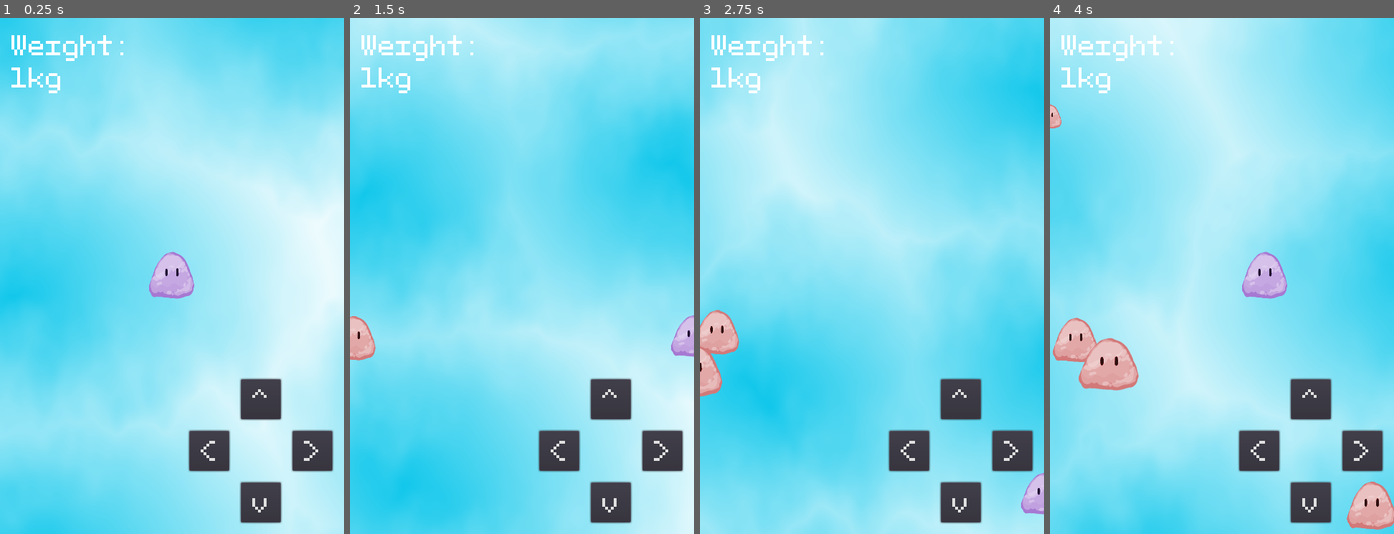
Above: before the commit, frames 1-4 (left to right).
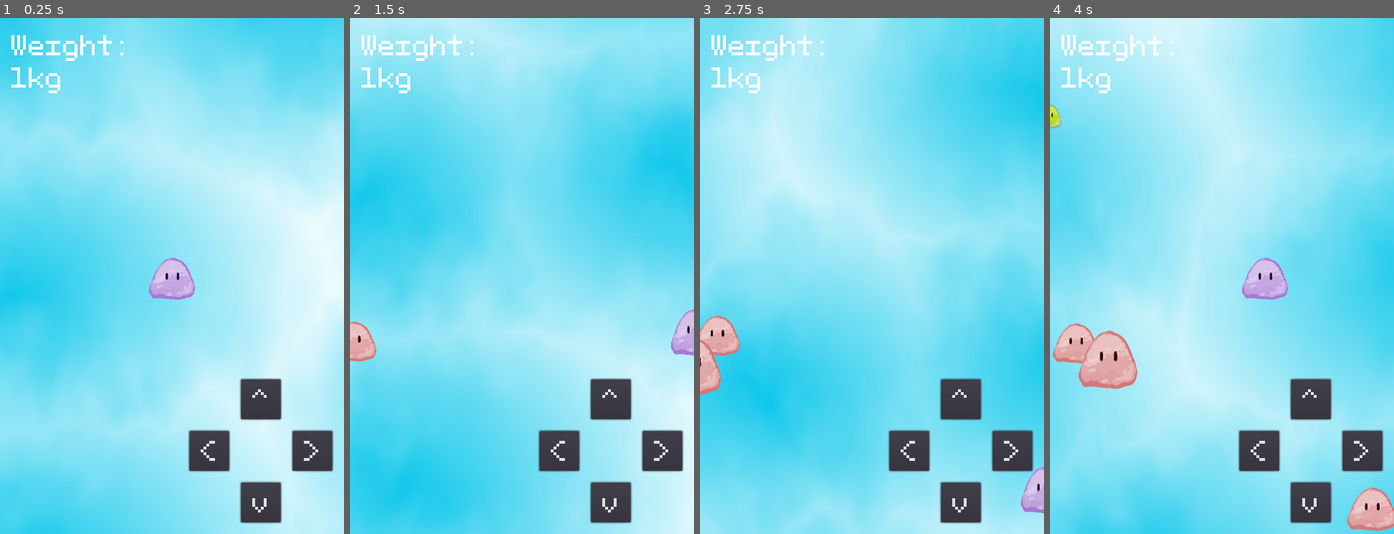
Above: after the commit, the same moments.

Repository: Demborg/scale_of_life
Game: Godot game, scene res://Main.tscn
Same seed, same stepped clock (60 frames per second), same inputs: the game is played once before the commit and once after it.
Inputs:
- Up to frame 1 (0.25 s): no input
- Up to frame 2 (1.5 s): hold Right (ui_right) 0.53-1.28 s; hold Down (ui_down) from 1.28 s (still down)
- Up to frame 3 (2.75 s): release Down (ui_down) at 2.03 s; hold Right (ui_right) from 2.03 s (still down)
- Up to frame 4 (4 s): release Right (ui_right) at 2.78 s; hold Up (ui_up) 2.78-3.53 s; hold Left (ui_left) from 3.53 s (still down)

The runs differ from the first frame. In frame 1, 0.4% of the frame differs, in the area x 43-57%, y 45-55%; in frame 2, 0.4%; in frame 3, 0.7%; in frame 4, 1.8%, in the area x 0-100%, y 16-100%.

Commit message:
visualize danger

Diff:
--- a/Main.gd
+++ b/Main.gd
@@ -14,7 +14,11 @@
 
 	var s = lerp(current_scale, target_scale, delta)
 	$Node2D.scale = Vector2(s, s)
-	$Control.set_weight($Node2D/Player.mass)
+	var player_mass =$Node2D/Player.mass
+	$Control.set_weight(player_mass)
+	for c in $Node2D/Others.get_children():
+		c.set_danger(player_mass)
+
 	$TextureRect.material.set_shader_param("scale", 1 / s)
 
 
@@ -32,7 +36,7 @@
 
 	o.position = location.position / $Node2D.scale
 	o.compute_scale($Node2D/Player.mass * 2 * randf())
-	$Node2D.add_child(o)
+	$Node2D/Others.add_child(o)
 	$SpawnTimer.wait_time = 1 / pow($Node2D/Player.mass, 0.2)
 
 
--- a/Main.tscn
+++ b/Main.tscn
@@ -43,6 +43,8 @@
 
 [node name="Player" parent="Node2D" instance=ExtResource( 1 )]
 
+[node name="Others" type="Node2D" parent="Node2D"]
+
 [node name="StartPosition" type="Position2D" parent="."]
 position = Vector2( 240, 360 )
 
--- a/Other.gd
+++ b/Other.gd
@@ -7,6 +7,14 @@
 
 func momentum():
 	return lerp(1 - 1/mass, 1, 0.3)
+
+func set_danger(player_mass: float):
+	if mass > player_mass:
+		$Node2D/danger.show()
+		$Node2D/safe.hide()
+	else:
+		$Node2D/safe.show()
+		$Node2D/danger.hide()
 
 func randomVector():
 	var v = Vector2(2 * randf() - 1, 2 * randf() - 1)
--- a/Other.tscn
+++ b/Other.tscn
@@ -1,13 +1,23 @@
-[gd_scene load_steps=6 format=2]
+[gd_scene load_steps=9 format=2]
 
 [ext_resource path="res://other2.png" type="Texture" id=1]
 [ext_resource path="res://Other.gd" type="Script" id=2]
 [ext_resource path="res://other1.png" type="Texture" id=3]
+[ext_resource path="res://safe1.png" type="Texture" id=4]
+[ext_resource path="res://safe2.png" type="Texture" id=5]
 
 [sub_resource type="CircleShape2D" id=2]
 radius = 24.0
 
 [sub_resource type="SpriteFrames" id=1]
+animations = [ {
+"frames": [ ExtResource( 4 ), ExtResource( 5 ) ],
+"loop": true,
+"name": "default",
+"speed": 5.0
+} ]
+
+[sub_resource type="SpriteFrames" id=3]
 animations = [ {
 "frames": [ ExtResource( 3 ), ExtResource( 1 ) ],
 "loop": true,
@@ -29,10 +39,16 @@
 
 [node name="Node2D" type="Node2D" parent="."]
 
-[node name="AnimatedSprite" type="AnimatedSprite" parent="Node2D"]
+[node name="safe" type="AnimatedSprite" parent="Node2D"]
+visible = false
+scale = Vector2( 0.283, 0.376 )
+frames = SubResource( 1 )
+playing = true
+
+[node name="danger" type="AnimatedSprite" parent="Node2D"]
+visible = false
 scale = Vector2( 0.28302, 0.376345 )
-frames = SubResource( 1 )
-frame = 1
+frames = SubResource( 3 )
 playing = true
 
 [connection signal="screen_exited" from="VisibilityNotifier2D" to="." method="_on_VisibilityNotifier2D_screen_exited"]
--- a/Player.tscn
+++ b/Player.tscn
@@ -31,6 +31,7 @@
 [node name="AnimatedSprite" type="AnimatedSprite" parent="Node2D"]
 scale = Vector2( 0.306083, 0.423965 )
 frames = SubResource( 1 )
+frame = 1
 playing = true
 
 [node name="AudioStreamPlayer" type="AudioStreamPlayer" parent="."]
Binary file added: safe1.png
Not shown, added: safe1.png.import
Binary file added: safe2.png
Not shown, added: safe2.png.import
Not shown, changed: docs/index.html
Not shown, changed: docs/index.pck
